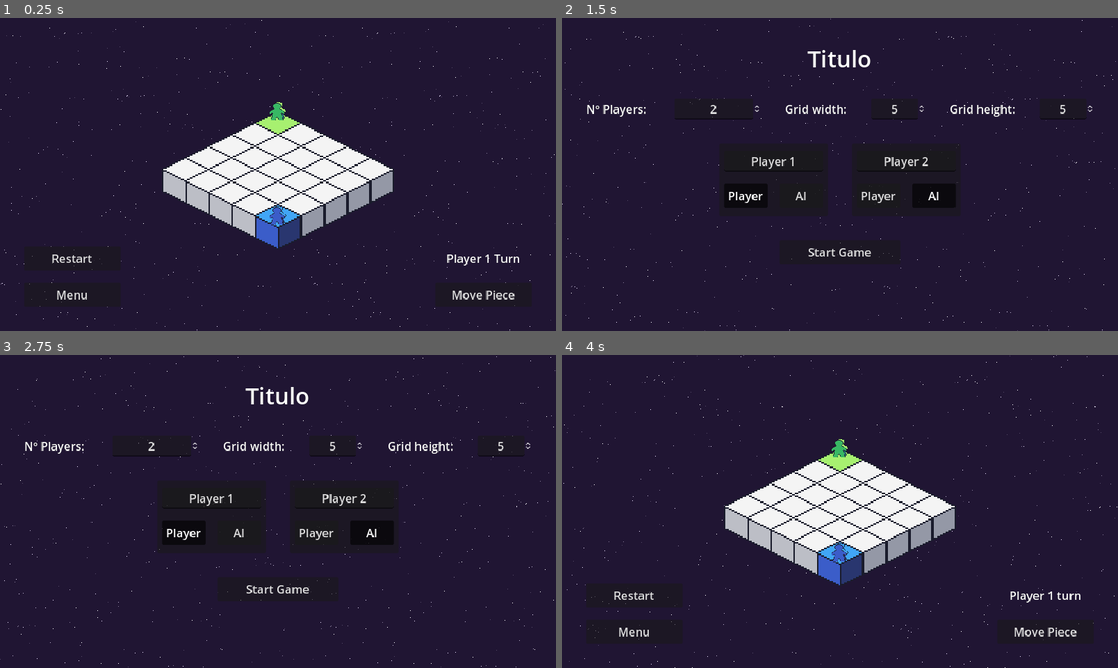
Above: before the commit, frames 1-4 (two rows, left to right).
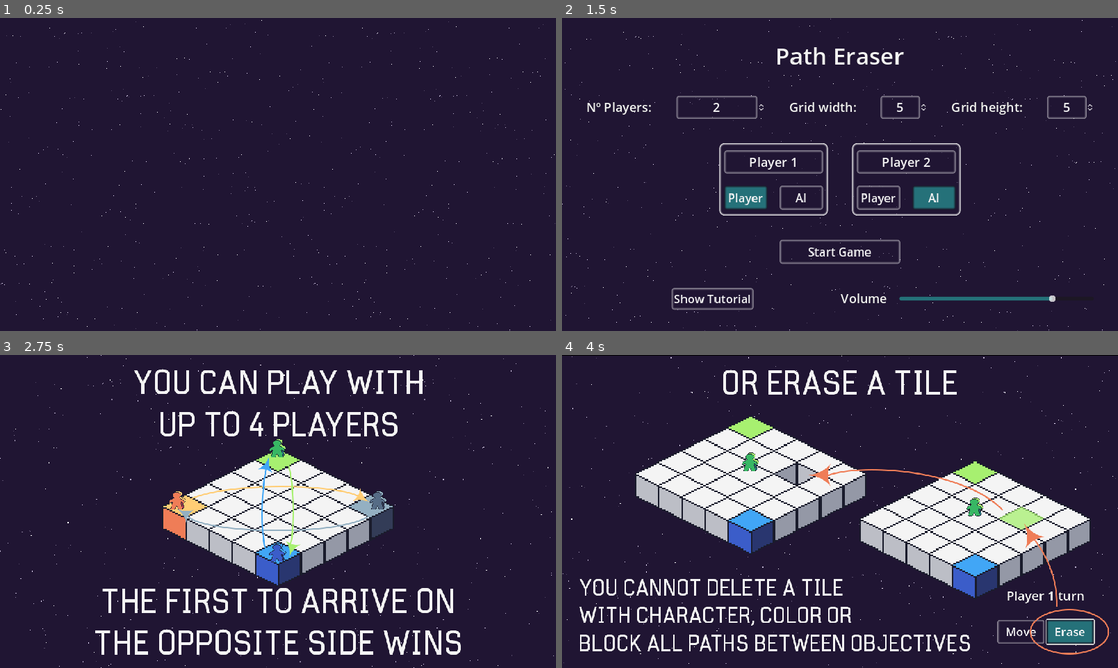
Above: after the commit, the same moments.

Repository: Noskire/eraser
Game: Godot game, scene res://src/splash.tscn
The game is run twice, just before and just after one commit, with the same random seed, the same clock (stepped at 60 frames per second) and the same inputs. Before the commit the project starts from res://src/main.tscn.
Inputs (mouse positions are in pixels of both pictures, inside the frame that each line leads up to):
- Up to frame 1 (0.25 s): no input
- Up to frame 2 (1.5 s): click (1045, 293) at 0.5 s, where only the run before the commit has a clickable "Move Piece"; click (634, 293) at 1.25 s, where only the run before the commit has a clickable "Menu"
- Up to frame 3 (2.75 s): click (150, 636) at 2 s, where only the run after the commit has a clickable "Show Tutorial"
- Up to frame 4 (4 s): click "Start Game" at 2.75 s; click (634, 596) at 3.5 s, where only the run before the commit has a clickable "Restart"

The runs differ from the first frame. In frame 1, 9.8% of the frame differs, in the area x 4-94%, y 26-93%; in frame 2, 7.2%; in frame 3, 17%; in frame 4, 27%, in the area x 0-100%, y 0-100%.

Commit message:
Jam Version

Diff:
--- a/images/grid_theme.tres
+++ b/images/grid_theme.tres
@@ -1,8 +1,89 @@
-[gd_resource type="Theme" format=3 uid="uid://dx0iaf1bhus87"]
+[gd_resource type="Theme" load_steps=6 format=3 uid="uid://dx0iaf1bhus87"]
+
+[ext_resource type="StyleBox" uid="uid://b7r5x6cedqc4w" path="res://images/normal_btn_style.tres" id="1_ilweb"]
+
+[sub_resource type="StyleBoxFlat" id="StyleBoxFlat_mkqay"]
+bg_color = Color(0.12549, 0.0823529, 0.2, 1)
+border_width_left = 5
+border_width_top = 5
+border_width_right = 5
+border_width_bottom = 5
+border_color = Color(0.956863, 0.956863, 0.956863, 1)
+border_blend = true
+corner_radius_top_left = 5
+corner_radius_top_right = 5
+corner_radius_bottom_right = 5
+corner_radius_bottom_left = 5
+
+[sub_resource type="StyleBoxFlat" id="StyleBoxFlat_df6cj"]
+bg_color = Color(0.145098, 0.443137, 0.47451, 1)
+border_width_left = 5
+border_width_top = 5
+border_width_right = 5
+border_width_bottom = 5
+border_color = Color(0.101961, 0.109804, 0.172549, 1)
+border_blend = true
+corner_radius_top_left = 5
+corner_radius_top_right = 5
+corner_radius_bottom_right = 5
+corner_radius_bottom_left = 5
+
+[sub_resource type="StyleBoxFlat" id="StyleBoxFlat_mvigq"]
+bg_color = Color(0.145098, 0.443137, 0.47451, 1)
+corner_radius_top_left = 5
+corner_radius_top_right = 5
+corner_radius_bottom_right = 5
+corner_radius_bottom_left = 5
+
+[sub_resource type="StyleBoxFlat" id="StyleBoxFlat_sfo2l"]
+bg_color = Color(0.12549, 0.0823529, 0.2, 0.498039)
+border_width_left = 5
+border_width_top = 5
+border_width_right = 5
+border_width_bottom = 5
+border_color = Color(0.956863, 0.956863, 0.956863, 1)
+border_blend = true
+corner_radius_top_left = 10
+corner_radius_top_right = 10
+corner_radius_bottom_right = 10
+corner_radius_bottom_left = 10
 
 [resource]
-default_font_size = 24
-Label/colors/font_color = Color(1, 1, 1, 1)
+default_font_size = 26
+Button/colors/font_color = Color(0.956863, 0.956863, 0.956863, 1)
+Button/colors/font_disabled_color = Color(0, 0, 0, 1)
+Button/colors/font_focus_color = Color(0.956863, 0.956863, 0.956863, 1)
+Button/colors/font_hover_color = Color(0.956863, 0.956863, 0.956863, 1)
+Button/colors/font_hover_pressed_color = Color(0.956863, 0.956863, 0.956863, 1)
+Button/colors/font_outline_color = Color(0, 0, 0, 1)
+Button/colors/font_pressed_color = Color(0.956863, 0.956863, 0.956863, 1)
+Button/colors/icon_disabled_color = Color(0, 0, 0, 1)
+Button/colors/icon_focus_color = Color(0, 0, 0, 1)
+Button/colors/icon_hover_color = Color(0, 0, 0, 1)
+Button/colors/icon_hover_pressed_color = Color(0, 0, 0, 1)
+Button/colors/icon_normal_color = Color(0, 0, 0, 1)
+Button/colors/icon_pressed_color = Color(0, 0, 0, 1)
+Button/constants/align_to_largest_stylebox = 0
+Button/constants/h_separation = 0
+Button/constants/icon_max_width = 0
+Button/constants/outline_size = 0
+Button/font_sizes/font_size = 24
+Button/fonts/font = null
+Button/styles/disabled = null
+Button/styles/focus = null
+Button/styles/hover = SubResource("StyleBoxFlat_mkqay")
+Button/styles/normal = ExtResource("1_ilweb")
+Button/styles/pressed = SubResource("StyleBoxFlat_df6cj")
+HSlider/constants/center_grabber = 0
+HSlider/constants/grabber_offset = 0
+HSlider/icons/grabber = null
+HSlider/icons/grabber_disabled = null
+HSlider/icons/grabber_highlight = null
+HSlider/icons/tick = null
+HSlider/styles/grabber_area = SubResource("StyleBoxFlat_mvigq")
+HSlider/styles/grabber_area_highlight = SubResource("StyleBoxFlat_mvigq")
+HSlider/styles/slider = null
+Label/colors/font_color = Color(0.956863, 0.956863, 0.956863, 1)
 Label/colors/font_outline_color = Color(0, 0, 0, 1)
 Label/colors/font_shadow_color = Color(0, 0, 0, 1)
 Label/constants/line_spacing = 0
@@ -10,6 +91,25 @@
 Label/constants/shadow_offset_x = 0
 Label/constants/shadow_offset_y = 0
 Label/constants/shadow_outline_size = 0
-Label/font_sizes/font_size = 24
+Label/font_sizes/font_size = 26
 Label/fonts/font = null
 Label/styles/normal = null
+LineEdit/colors/caret_color = Color(0.956863, 0.956863, 0.956863, 0.498039)
+LineEdit/colors/clear_button_color = Color(0, 0, 0, 1)
+LineEdit/colors/clear_button_color_pressed = Color(0, 0, 0, 1)
+LineEdit/colors/font_color = Color(0.956863, 0.956863, 0.956863, 1)
+LineEdit/colors/font_outline_color = Color(0, 0, 0, 1)
+LineEdit/colors/font_placeholder_color = Color(0, 0, 0, 1)
+LineEdit/colors/font_selected_color = Color(0, 0, 0, 1)
+LineEdit/colors/font_uneditable_color = Color(0, 0, 0, 1)
+LineEdit/colors/selection_color = Color(0.956863, 0.956863, 0.956863, 0.498039)
+LineEdit/constants/caret_width = 3
+LineEdit/constants/minimum_character_width = 3
+LineEdit/constants/outline_size = 0
+LineEdit/font_sizes/font_size = 26
+LineEdit/fonts/font = null
+LineEdit/icons/clear = null
+LineEdit/styles/focus = null
+LineEdit/styles/normal = ExtResource("1_ilweb")
+LineEdit/styles/read_only = null
+Panel/styles/panel = SubResource("StyleBoxFlat_sfo2l")
--- /dev/null
+++ b/images/normal_btn_style.tres
@@ -0,0 +1,14 @@
+[gd_resource type="StyleBoxFlat" format=3 uid="uid://b7r5x6cedqc4w"]
+
+[resource]
+bg_color = Color(0.12549, 0.0823529, 0.2, 0.498039)
+border_width_left = 5
+border_width_top = 5
+border_width_right = 5
+border_width_bottom = 5
+border_color = Color(0.956863, 0.956863, 0.956863, 0.498039)
+border_blend = true
+corner_radius_top_left = 5
+corner_radius_top_right = 5
+corner_radius_bottom_right = 5
+corner_radius_bottom_left = 5
--- a/project.godot
+++ b/project.godot
@@ -11,7 +11,7 @@
 [application]
 
 config/name="Eraser"
-run/main_scene="res://src/main.tscn"
+run/main_scene="res://src/splash.tscn"
 config/features=PackedStringArray("4.3", "GL Compatibility")
 config/icon="res://icon.svg"
 
@@ -24,6 +24,14 @@
 
 window/stretch/mode="canvas_items"
 
+[input]
+
+Hide={
+"deadzone": 0.5,
+"events": [Object(InputEventKey,"resource_local_to_scene":false,"resource_name":"","device":-1,"window_id":0,"alt_pressed":false,"shift_pressed":false,"ctrl_pressed":false,"meta_pressed":false,"pressed":false,"keycode":0,"physical_keycode":72,"key_label":0,"unicode":104,"location":0,"echo":false,"script":null)
+]
+}
+
 [rendering]
 
 textures/canvas_textures/default_texture_filter=0
--- a/src/Global.gd
+++ b/src/Global.gd
@@ -6,3 +6,5 @@
 
 # Grid size between 5x5 and 9x9
 var grid_size = Vector2(5, 5)
+
+var master_vol = 0.8
--- a/src/main.gd
+++ b/src/main.gd
@@ -12,7 +12,8 @@
 @onready var alert_label = $Control/MarginContainer/Alert
 @onready var alert_timer = $Control/MarginContainer/AlertTimer
 
-@onready var move_btn = $Control/MarginContainer/VBox/MoveBtn
+@onready var move_btn = $Control/MarginContainer/VBox/HBox/Move
+@onready var erase_btn = $Control/MarginContainer/VBox/HBox/Erase
 
 # Window size
 @onready var viweport_rect = get_viewport().get_visible_rect().size
@@ -40,6 +41,8 @@
 var hidding_alert = false
 var time_curr = 0.0
 var time_char = 0.025
+
+var rng = RandomNumberGenerator.new()
 
 # Hover Colors
 const HOVER_COLORS = ["#a7f070", "#41a6f6", "#ffcd75", "#94b0c2"]
@@ -121,10 +124,16 @@
 		#new_label.set_text( "(" + str(cell[0]) + " " + str(cell[1]) + ")" )
 		#control.add_child(new_label)
 
-	player_turn = num_players
+	player_turn = rng.randi_range(1, num_players)
 	next_turn()
 
 func _process(delta):
+	if Input.is_action_just_pressed("Hide"):
+		if control.visible:
+			control.hide()
+		else:
+			control.show()
+
 	# If the mouse is hovering any grid cell...
 	if tilemap.get_cell_source_id(mouse_hover_pos) != -1:
 		# If tile (3,0), it's erasing, hide hover
@@ -152,7 +161,8 @@
 	await get_tree().create_timer(0.3).timeout
 	# Set default option to Move (instead of erase)
 	move_piece = true
-	move_btn.set_text("Move Piece")
+	move_btn.set_pressed_no_signal(true)
+	erase_btn.set_pressed_no_signal(false)
 
 	if num_players > player_turn:
 		player_turn += 1
@@ -318,16 +328,6 @@
 	alert_label.visible_characters = alert_label.text.length()
 	alert_timer.start()
 
-# At button press, change mode to Move <-> Erase
-func _on_move_btn_button_up():
-	AudioPlayer.play_sfx("click")
-	if move_piece:
-		move_piece = false
-		move_btn.set_text("Erase Path")
-	else:
-		move_piece = true
-		move_btn.set_text("Move Piece")
-
 func _on_alert_timer_timeout():
 	time_curr = 0.0
 	hidding_alert = true
@@ -339,3 +339,19 @@
 func _on_menu_button_up():
 	AudioPlayer.play_sfx("click")
 	get_tree().change_scene_to_file("res://src/menu.tscn")
+
+func _on_move_toggled(toggled_on):
+	AudioPlayer.play_sfx("click")
+	if toggled_on:
+		erase_btn.set_pressed_no_signal(false)
+	else:
+		erase_btn.set_pressed_no_signal(true)
+	move_piece = toggled_on
+
+func _on_erase_toggled(toggled_on):
+	AudioPlayer.play_sfx("click")
+	if toggled_on:
+		move_btn.set_pressed_no_signal(false)
+	else:
+		move_btn.set_pressed_no_signal(true)
+	move_piece = not toggled_on
--- a/src/main.tscn
+++ b/src/main.tscn
@@ -122,15 +122,26 @@
 custom_minimum_size = Vector2(0, 50)
 layout_mode = 2
 size_flags_vertical = 2
-text = "Player 1 Turn"
 horizontal_alignment = 1
 vertical_alignment = 1
 
-[node name="MoveBtn" type="Button" parent="Control/MarginContainer/VBox"]
+[node name="HBox" type="HBoxContainer" parent="Control/MarginContainer/VBox"]
+layout_mode = 2
+
+[node name="Move" type="Button" parent="Control/MarginContainer/VBox/HBox"]
 custom_minimum_size = Vector2(0, 50)
 layout_mode = 2
-size_flags_vertical = 3
-text = "Move Piece"
+size_flags_horizontal = 3
+toggle_mode = true
+button_pressed = true
+text = "Move"
+
+[node name="Erase" type="Button" parent="Control/MarginContainer/VBox/HBox"]
+custom_minimum_size = Vector2(0, 50)
+layout_mode = 2
+size_flags_horizontal = 3
+toggle_mode = true
+text = "Erase"
 
 [node name="AlertTimer" type="Timer" parent="Control/MarginContainer"]
 wait_time = 2.0
@@ -153,7 +164,8 @@
 layout_mode = 2
 text = "Menu"
 
-[connection signal="button_up" from="Control/MarginContainer/VBox/MoveBtn" to="." method="_on_move_btn_button_up"]
+[connection signal="toggled" from="Control/MarginContainer/VBox/HBox/Move" to="." method="_on_move_toggled"]
+[connection signal="toggled" from="Control/MarginContainer/VBox/HBox/Erase" to="." method="_on_erase_toggled"]
 [connection signal="timeout" from="Control/MarginContainer/AlertTimer" to="." method="_on_alert_timer_timeout"]
 [connection signal="button_up" from="Control/MarginContainer/VBox2/Restart" to="." method="_on_restart_button_up"]
 [connection signal="button_up" from="Control/MarginContainer/VBox2/Menu" to="." method="_on_menu_button_up"]
--- a/src/menu.gd
+++ b/src/menu.gd
@@ -5,25 +5,40 @@
 @onready var height_spin_box = $Margin/VBox/HBox/HBox2/HeightSpinBox
 
 #@onready var panel1 = $Margin/VBox/Center/HBox/Panel1
+@onready var player1_name = $Margin/VBox/Center/HBox/Panel1/Margin/VBox/PlayerName
 @onready var player1_btn = $Margin/VBox/Center/HBox/Panel1/Margin/VBox/HBox/Player
 @onready var ai1_btn = $Margin/VBox/Center/HBox/Panel1/Margin/VBox/HBox/AI
 
 #@onready var panel2 = $Margin/VBox/Center/HBox/Panel2
+@onready var player2_name = $Margin/VBox/Center/HBox/Panel2/Margin/VBox/PlayerName
 @onready var player2_btn = $Margin/VBox/Center/HBox/Panel2/Margin/VBox/HBox/Player
 @onready var ai2_btn = $Margin/VBox/Center/HBox/Panel2/Margin/VBox/HBox/AI
 
 @onready var panel3 = $Margin/VBox/Center/HBox/Panel3
+@onready var player3_name = $Margin/VBox/Center/HBox/Panel3/Margin/VBox/PlayerName
 @onready var player3_btn = $Margin/VBox/Center/HBox/Panel3/Margin/VBox/HBox/Player
 @onready var ai3_btn = $Margin/VBox/Center/HBox/Panel3/Margin/VBox/HBox/AI
 
 @onready var panel4 = $Margin/VBox/Center/HBox/Panel4
+@onready var player4_name = $Margin/VBox/Center/HBox/Panel4/Margin/VBox/PlayerName
 @onready var player4_btn = $Margin/VBox/Center/HBox/Panel4/Margin/VBox/HBox/Player
 @onready var ai4_btn = $Margin/VBox/Center/HBox/Panel4/Margin/VBox/HBox/AI
+
+@onready var master_vol = $Margin/VBox/HBox2/HBox/MasterVol
+
+@onready var tutorial = $Tutorial
 
 func _ready():
 	n_players_spin_box.value = Global.num_players
 	width_spin_box.value = Global.grid_size.x
 	height_spin_box.value = Global.grid_size.y
+
+	player1_name.text = Global.players_names[0]
+	player2_name.text = Global.players_names[1]
+	player3_name.text = Global.players_names[2]
+	player4_name.text = Global.players_names[3]
+
+	master_vol.value = Global.master_vol
 
 func _on_n_players_spin_box_value_changed(value):
 	Global.num_players = value
@@ -129,3 +144,15 @@
 func _on_start_game_button_up():
 	AudioPlayer.play_sfx("start")
 	get_tree().change_scene_to_file("res://src/main.tscn")
+
+func _on_master_vol_value_changed(value):
+	Global.master_vol = value
+
+	if value == 0:
+		AudioServer.set_bus_mute(0, true)
+	else:
+		AudioServer.set_bus_mute(0, false)
+		AudioServer.set_bus_volume_db(0, linear_to_db(value))
+
+func _on_show_tutorial_button_up():
+	tutorial.show_tuto()
--- a/src/menu.tscn
+++ b/src/menu.tscn
@@ -1,14 +1,15 @@
-[gd_scene load_steps=7 format=3 uid="uid://spdi8kuoikwd"]
+[gd_scene load_steps=8 format=3 uid="uid://spdi8kuoikwd"]
 
 [ext_resource type="Theme" uid="uid://dx0iaf1bhus87" path="res://images/grid_theme.tres" id="1_1pppv"]
 [ext_resource type="Shader" path="res://images/stars.gdshader" id="1_bcph8"]
 [ext_resource type="Script" path="res://src/menu.gd" id="2_4poto"]
+[ext_resource type="PackedScene" uid="uid://bunf58qahotxy" path="res://src/tutorial.tscn" id="4_t27lu"]
 
 [sub_resource type="FastNoiseLite" id="FastNoiseLite_b27y4"]
 noise_type = 0
 frequency = 0.35
 
-[sub_resource type="NoiseTexture2D" id="NoiseTexture2D_5w73u"]
+[sub_resource type="NoiseTexture2D" id="NoiseTexture2D_iqlkg"]
 noise = SubResource("FastNoiseLite_b27y4")
 
 [sub_resource type="ShaderMaterial" id="ShaderMaterial_nrnhr"]
@@ -58,7 +59,7 @@
 [node name="Label" type="Label" parent="Margin/VBox"]
 layout_mode = 2
 theme_override_font_sizes/font_size = 48
-text = "Titulo"
+text = "Path Eraser"
 horizontal_alignment = 1
 
 [node name="HBox" type="HBoxContainer" parent="Margin/VBox"]
@@ -305,6 +306,34 @@
 layout_mode = 2
 size_flags_horizontal = 4
 text = "Start Game"
+
+[node name="HBox2" type="HBoxContainer" parent="Margin/VBox"]
+layout_mode = 2
+
+[node name="ShowTutorial" type="Button" parent="Margin/VBox/HBox2"]
+layout_mode = 2
+size_flags_horizontal = 6
+text = "Show Tutorial"
+
+[node name="HBox" type="HBoxContainer" parent="Margin/VBox/HBox2"]
+layout_mode = 2
+size_flags_horizontal = 3
+theme_override_constants/separation = 25
+
+[node name="Label" type="Label" parent="Margin/VBox/HBox2/HBox"]
+layout_mode = 2
+text = "Volume"
+
+[node name="MasterVol" type="HSlider" parent="Margin/VBox/HBox2/HBox"]
+layout_mode = 2
+size_flags_horizontal = 3
+size_flags_vertical = 1
+max_value = 1.0
+step = 0.01
+value = 0.8
+
+[node name="Tutorial" parent="." instance=ExtResource("4_t27lu")]
+layout_mode = 1
 
 [connection signal="value_changed" from="Margin/VBox/HBox/HBox/NPlayersSpinBox" to="." method="_on_n_players_spin_box_value_changed"]
 [connection signal="value_changed" from="Margin/VBox/HBox/HBox2/WidthSpinBox" to="." method="_on_width_spin_box_value_changed"]
@@ -322,3 +351,5 @@
 [connection signal="toggled" from="Margin/VBox/Center/HBox/Panel4/Margin/VBox/HBox/Player" to="." method="_on_player4_toggled"]
 [connection signal="toggled" from="Margin/VBox/Center/HBox/Panel4/Margin/VBox/HBox/AI" to="." method="_on_ai4_toggled"]
 [connection signal="button_up" from="Margin/VBox/StartGame" to="." method="_on_start_game_button_up"]
+[connection signal="button_up" from="Margin/VBox/HBox2/ShowTutorial" to="." method="_on_show_tutorial_button_up"]
+[connection signal="value_changed" from="Margin/VBox/HBox2/HBox/MasterVol" to="." method="_on_master_vol_value_changed"]
--- /dev/null
+++ b/src/splash.gd
@@ -0,0 +1,24 @@
+extends Control
+
+@onready var anim = $AnimationPlayer
+
+var skip_time = 4.0
+
+const main_path = "res://src/menu.tscn"
+
+func _input(event:InputEvent) -> void:
+	if event is InputEventMouseButton:
+		if event.pressed == true and event.double_click == false:
+			skip_splash()
+
+func skip_splash():
+	var curr_time = anim.get_current_animation_position()
+
+	if curr_time < skip_time:
+		anim.seek(skip_time, true)
+	else:
+		anim.stop()
+		get_tree().change_scene_to_file(main_path)
+
+func _on_animation_finished(_anim_name):
+	get_tree().change_scene_to_file(main_path)
--- /dev/null
+++ b/src/splash.tscn
@@ -0,0 +1,148 @@
+[gd_scene load_steps=11 format=3 uid="uid://hgt4kflop1ec"]
+
+[ext_resource type="Texture2D" uid="uid://gcwi2uev3si4" path="res://images/logo_large_monochrome_dark.png" id="1_00y3m"]
+[ext_resource type="Script" path="res://src/splash.gd" id="1_s8woo"]
+[ext_resource type="Texture2D" uid="uid://cehwung20aspo" path="res://images/Baluarte.png" id="2_75hoe"]
+[ext_resource type="Shader" path="res://images/stars.gdshader" id="2_ssayv"]
+
+[sub_resource type="FastNoiseLite" id="FastNoiseLite_77fg0"]
+noise_type = 0
+frequency = 0.35
+
+[sub_resource type="NoiseTexture2D" id="NoiseTexture2D_5w73u"]
+noise = SubResource("FastNoiseLite_77fg0")
+
+[sub_resource type="ShaderMaterial" id="ShaderMaterial_0rjlr"]
+shader = ExtResource("2_ssayv")
+shader_parameter/resolution = Vector2(1152, 648)
+shader_parameter/density = 40.0
+shader_parameter/speed_x = -3.0
+shader_parameter/speed_y = -0.999999
+shader_parameter/layers = 5.0
+shader_parameter/noise_texture = SubResource("NoiseTexture2D_5w73u")
+
+[sub_resource type="Animation" id="Animation_543le"]
+length = 0.001
+tracks/0/type = "value"
+tracks/0/imported = false
+tracks/0/enabled = true
+tracks/0/path = NodePath("Margin/TextureRect:modulate")
+tracks/0/interp = 1
+tracks/0/loop_wrap = true
+tracks/0/keys = {
+"times": PackedFloat32Array(0),
+"transitions": PackedFloat32Array(1),
+"update": 0,
+"values": [Color(1, 1, 1, 0)]
+}
+tracks/1/type = "value"
+tracks/1/imported = false
+tracks/1/enabled = true
+tracks/1/path = NodePath("Margin/TextureRect2:modulate")
+tracks/1/interp = 1
+tracks/1/loop_wrap = true
+tracks/1/keys = {
+"times": PackedFloat32Array(0),
+"transitions": PackedFloat32Array(1),
+"update": 0,
+"values": [Color(1, 1, 1, 0)]
+}
+
+[sub_resource type="Animation" id="Animation_oqqch"]
+resource_name = "Splash"
+length = 8.0
+tracks/0/type = "value"
+tracks/0/imported = false
+tracks/0/enabled = true
+tracks/0/path = NodePath("Margin/TextureRect:modulate")
+tracks/0/interp = 1
+tracks/0/loop_wrap = true
+tracks/0/keys = {
+"times": PackedFloat32Array(0.5, 1.5, 3, 4),
+"transitions": PackedFloat32Array(1, 1, 1, 1),
+"update": 0,
+"values": [Color(1, 1, 1, 0), Color(1, 1, 1, 1), Color(1, 1, 1, 1), Color(1, 1, 1, 0)]
+}
+tracks/1/type = "value"
+tracks/1/imported = false
+tracks/1/enabled = true
+tracks/1/path = NodePath("Margin/TextureRect2:modulate")
+tracks/1/interp = 1
+tracks/1/loop_wrap = true
+tracks/1/keys = {
+"times": PackedFloat32Array(4.5, 5.5, 7, 8),
+"transitions": PackedFloat32Array(1, 1, 1, 1),
+"update": 0,
+"values": [Color(1, 1, 1, 0), Color(1, 1, 1, 1), Color(1, 1, 1, 1), Color(1, 1, 1, 0)]
+}
+
+[sub_resource type="AnimationLibrary" id="AnimationLibrary_jtnxs"]
+_data = {
+"RESET": SubResource("Animation_543le"),
+"Splash": SubResource("Animation_oqqch")
+}
+
+[node name="Splash" type="Control"]
+layout_mode = 3
+anchors_preset = 15
+anchor_right = 1.0
+anchor_bottom = 1.0
+grow_horizontal = 2
+grow_vertical = 2
+script = ExtResource("1_s8woo")
+
+[node name="Stars" type="ColorRect" parent="."]
+material = SubResource("ShaderMaterial_0rjlr")
+layout_mode = 1
+anchors_preset = 15
+anchor_right = 1.0
+anchor_bottom = 1.0
+grow_horizontal = 2
+grow_vertical = 2
+
+[node name="Margin" type="MarginContainer" parent="."]
+layout_mode = 1
+anchors_preset = 15
+anchor_right = 1.0
+anchor_bottom = 1.0
+grow_horizontal = 2
+grow_vertical = 2
+theme_override_constants/margin_left = 200
+theme_override_constants/margin_top = 100
+theme_override_constants/margin_right = 200
+theme_override_constants/margin_bottom = 100
+
+[node name="TextureRect" type="TextureRect" parent="Margin"]
+modulate = Color(1, 1, 1, 0)
+layout_mode = 2
+texture = ExtResource("1_00y3m")
+expand_mode = 2
+stretch_mode = 5
+
+[node name="Label" type="Label" parent="Margin/TextureRect"]
+layout_mode = 1
+anchors_preset = 5
+anchor_left = 0.5
+anchor_right = 0.5
+offset_left = -329.5
+offset_top = -35.0
+offset_right = 329.5
+offset_bottom = 130.0
+grow_horizontal = 2
+theme_override_font_sizes/font_size = 120
+text = "Made With:"
+
+[node name="TextureRect2" type="TextureRect" parent="Margin"]
+modulate = Color(1, 1, 1, 0)
+layout_mode = 2
+texture = ExtResource("2_75hoe")
+expand_mode = 2
+stretch_mode = 5
+
+[node name="AnimationPlayer" type="AnimationPlayer" parent="."]
+libraries = {
+"": SubResource("AnimationLibrary_jtnxs")
+}
+autoplay = "Splash"
+
+[connection signal="animation_finished" from="AnimationPlayer" to="." method="_on_animation_finished"]
--- /dev/null
+++ b/src/tutorial.gd
@@ -0,0 +1,46 @@
+extends Control
+
+@onready var tuto_1 = $TextureRect1
+@onready var tuto_2 = $TextureRect2
+@onready var tuto_3 = $TextureRect3
+
+@onready var timer = $Timer
+
+var can_pass = false
+var idx = 0
+
+func _input(event):
+	if not can_pass:
+		return
+	if event is InputEventMouseButton:
+		if event.button_index == 1 and event.pressed == true and event.double_click == false:
+			show_next()
+
+func show_tuto():
+	mouse_filter = MOUSE_FILTER_STOP
+	can_pass = false
+	idx = 1
+	tuto_1.show()
+	timer.start()
+
+func show_next():
+	can_pass = false
+	if idx == 1:
+		idx = 2
+		tuto_2.show()
+		tuto_1.hide()
+		timer.start()
+	elif idx == 2:
+		idx = 3
+		tuto_3.show()
+		tuto_2.hide()
+		timer.start()
+	else:
+		idx = 0
+		tuto_1.hide()
+		tuto_2.hide()
+		tuto_3.hide()
+		mouse_filter = MOUSE_FILTER_IGNORE
+
+func _on_timer_timeout():
+	can_pass = true
--- /dev/null
+++ b/src/tutorial.tscn
@@ -0,0 +1,46 @@
+[gd_scene load_steps=5 format=3 uid="uid://bunf58qahotxy"]
+
+[ext_resource type="Script" path="res://src/tutorial.gd" id="1_m2v8b"]
+[ext_resource type="Texture2D" uid="uid://bsbdhu5x6njoy" path="res://images/tutorial/tuto1.png" id="1_sd2fa"]
+[ext_resource type="Texture2D" uid="uid://c2okkw37v32dw" path="res://images/tutorial/tuto2.png" id="2_dgh2c"]
+[ext_resource type="Texture2D" uid="uid://da8nwci4rrqec" path="res://images/tutorial/tuto3.png" id="3_q4gc4"]
+
+[node name="Tutorial" type="Control"]
+layout_mode = 3
+anchors_preset = 15
+anchor_right = 1.0
+anchor_bottom = 1.0
+grow_horizontal = 2
+grow_vertical = 2
+mouse_filter = 2
+script = ExtResource("1_m2v8b")
+
+[node name="TextureRect1" type="TextureRect" parent="."]
+visible = false
+layout_mode = 0
+offset_right = 40.0
+offset_bottom = 40.0
+mouse_filter = 2
+texture = ExtResource("1_sd2fa")
+
+[node name="TextureRect2" type="TextureRect" parent="."]
+visible = false
+layout_mode = 0
+offset_right = 40.0
+offset_bottom = 40.0
+mouse_filter = 2
+texture = ExtResource("2_dgh2c")
+
+[node name="TextureRect3" type="TextureRect" parent="."]
+visible = false
+layout_mode = 0
+offset_right = 40.0
+offset_bottom = 40.0
+mouse_filter = 2
+texture = ExtResource("3_q4gc4")
+
+[node name="Timer" type="Timer" parent="."]
+wait_time = 0.3
+one_shot = true
+
+[connection signal="timeout" from="Timer" to="." method="_on_timer_timeout"]
Not shown, changed: TODO.txt
Not shown, changed: export_presets.cfg
Binary file added: images/Baluarte.png
Not shown, added: images/Baluarte.png.import
Binary file added: images/logo_large_monochrome_dark.png
Not shown, added: images/logo_large_monochrome_dark.png.import
Binary file added: images/tutorial/tuto1.png
Not shown, added: images/tutorial/tuto1.png.import
Binary file added: images/tutorial/tuto2.png
Not shown, added: images/tutorial/tuto2.png.import
Binary file added: images/tutorial/tuto3.png
Not shown, added: images/tutorial/tuto3.png.import
(and 1 more such lines)
